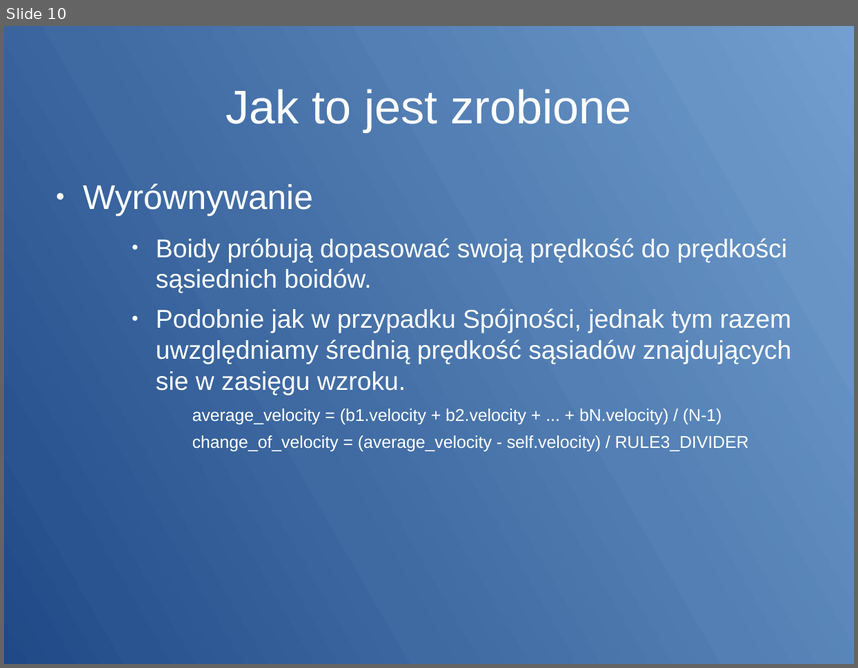
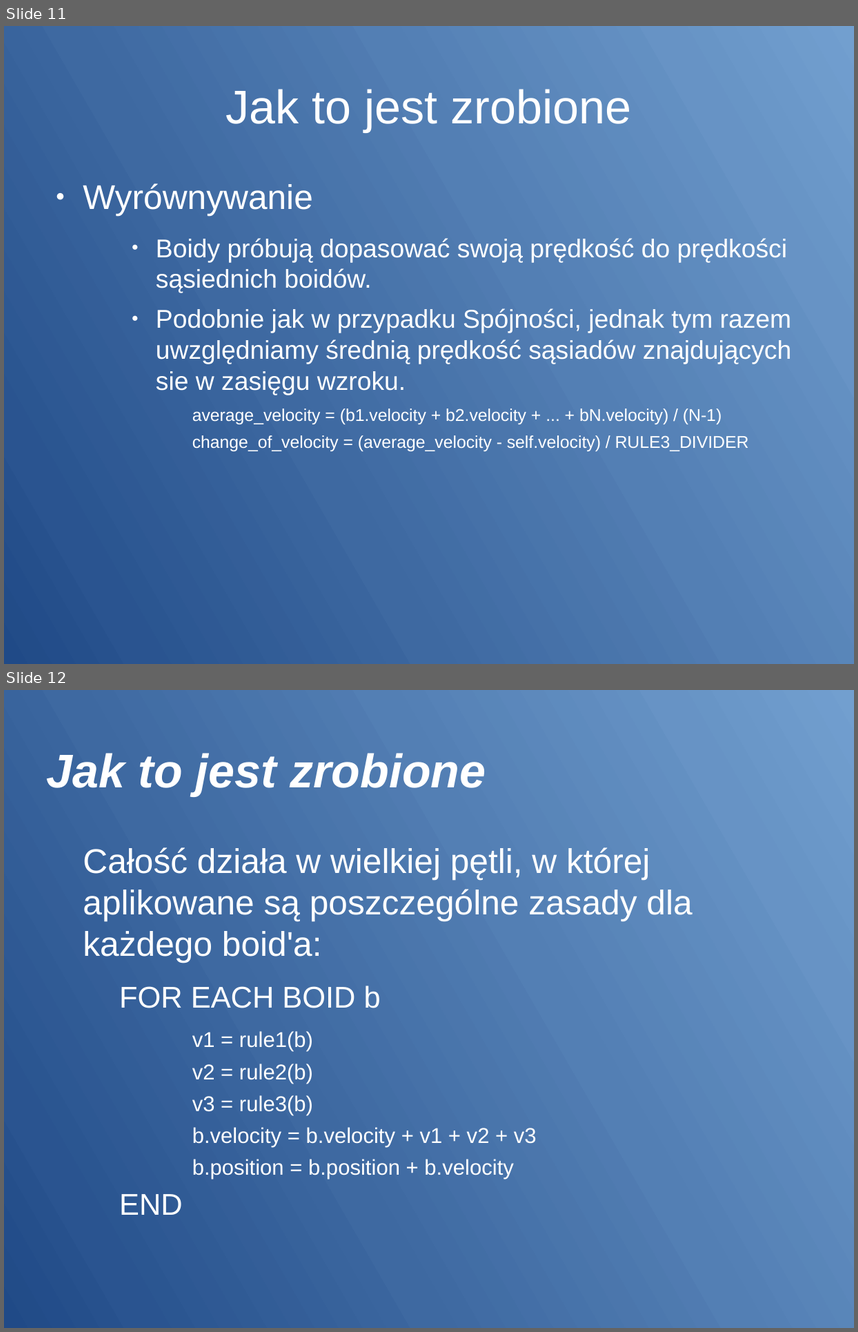
Before and after one commit to janwojcik5/HerdSimulation, a slide deck: Prezentacja.odp. Shown one above the other, each under a label of ours: slide 10 before the commit, slides 11 and 12 after it. The pictures are 858x668 and 858x1332 pixels, drawn with LibreOffice and Linux fonts; fonts in the diff are those of the drawing. Boxes give left, top, right and bottom in pixels: in the first picture for what was removed or moved away, otherwise in the second. Text is boxed around its words. In the diff, an @@ line names an element or a change of style, - is before the commit and + after.

```diff
--- a/Prezentacja.odp
+++ b/Prezentacja.odp
@@ slide 12 added at (x1=4, y1=690, x2=854, y2=1328), background gradient #729FCF to #709DCE to #6F9CCC to #6D9ACB to #6B98C9 to #6A97C8 @@
@@ title added at (x1=47, y1=753, x2=486, y2=796), 44 pt, text #FFFFFF, bold, italic @@
+Jak to jest zrobione
@@ text added at (x1=83, y1=847, x2=692, y2=1214), 20 pt, text #FFFFFF @@
+Całość działa w wielkiej pętli, w której aplikowane są poszczególne zasady dla każdego boid'a:
+  FOR EACH BOID b
+      v1 = rule1(b)
+      v2 = rule2(b)
+      v3 = rule3(b)
+      b.velocity = b.velocity + v1 + v2 + v3
+      b.position = b.position + b.velocity
+  END
@@ what was slide 10 is now slide 11 @@
```
Also in this commit, not shown: 9 slides changed, 2 other slides added, 1 slide removed, 3 other files.
